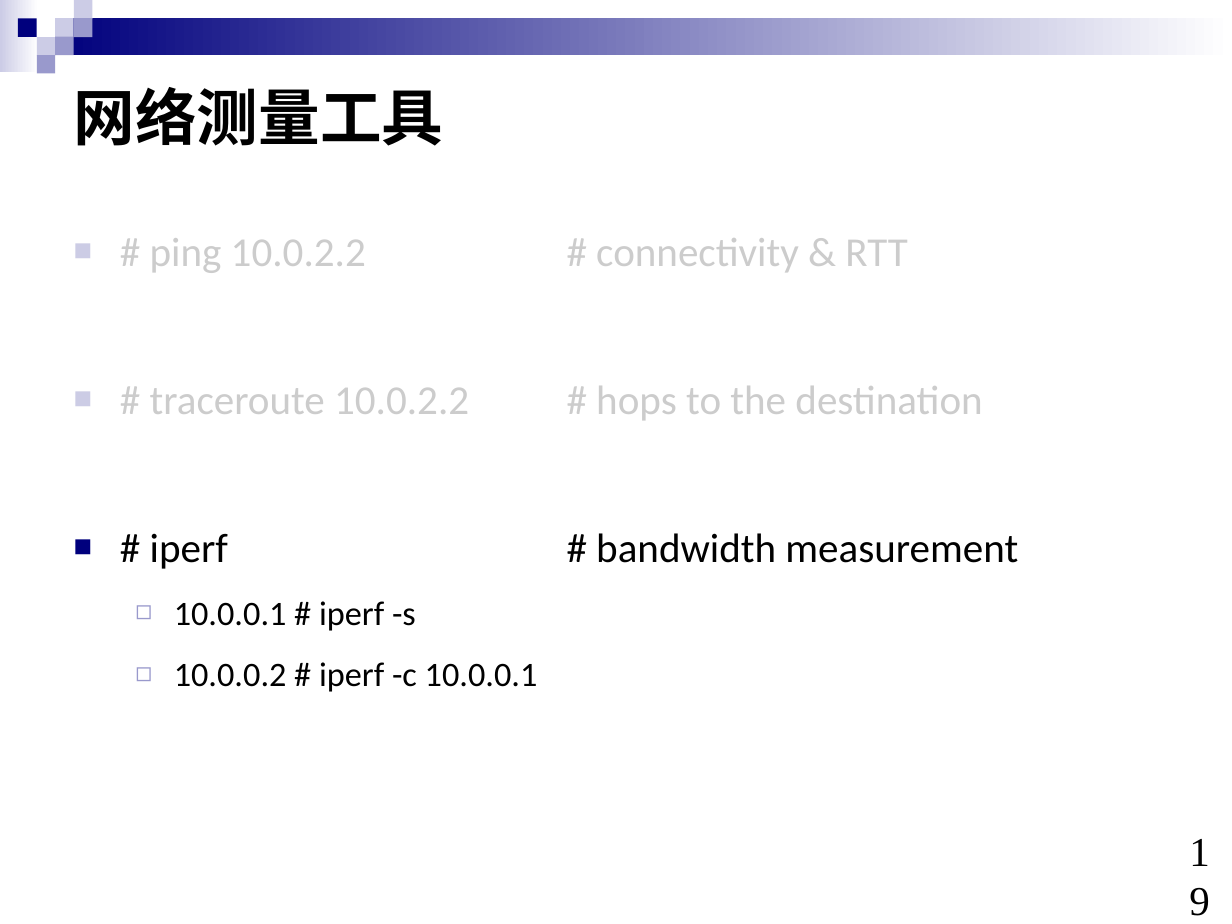
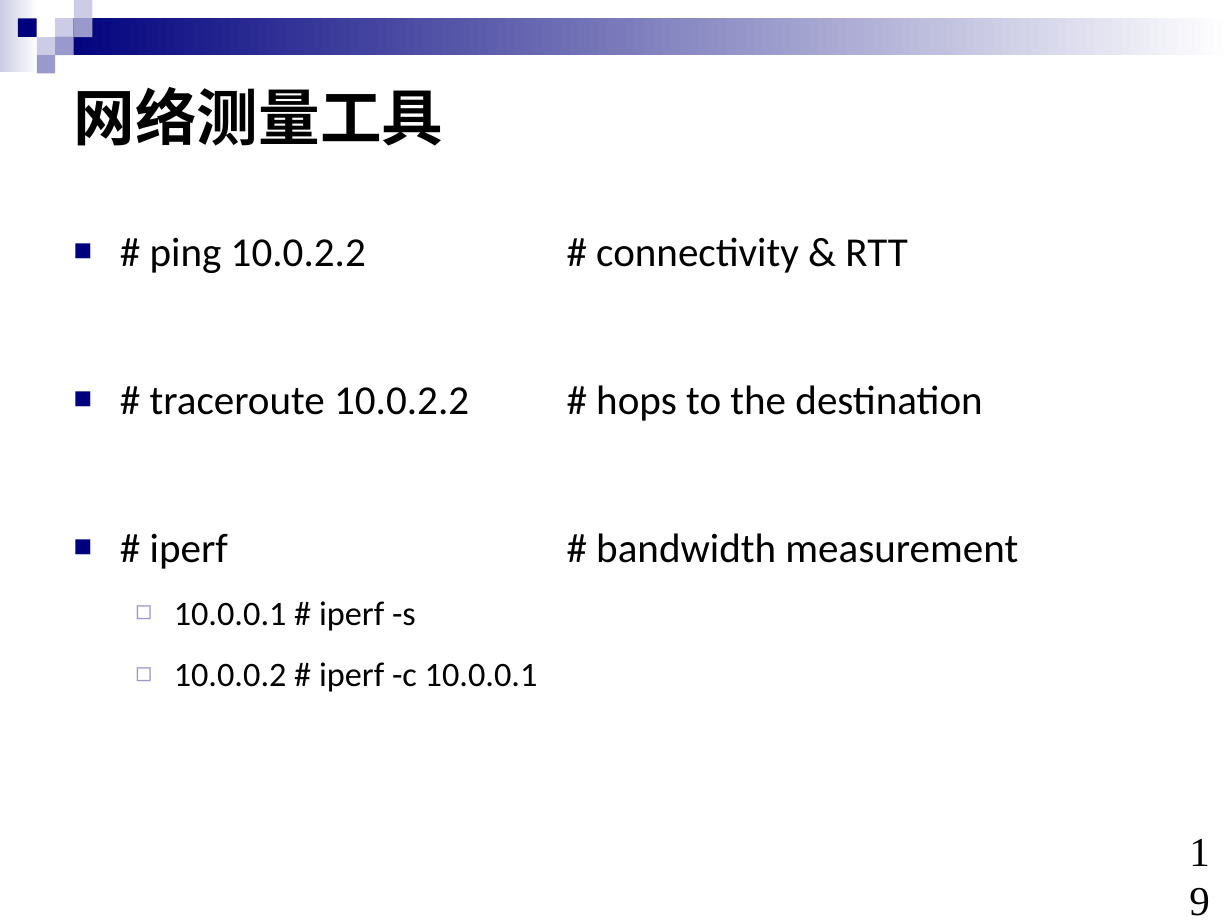
Before and after one commit to chen1287/compute-net, a slide deck: slide 19 of 实验1：交换机转发与生成树机制实验.pptx. Drawn at 1232x924 pixels with LibreOffice and Linux fonts; fonts in the diff are those of the drawing. Boxes give left, top, right and bottom in pixels: in the first picture for what was removed or moved away, otherwise in the second. Text is boxed around its words. In the diff, an @@ line names an element or a change of style, - is before the commit and + after.

```diff
--- a/实验1：交换机转发与生成树机制实验.pptx
+++ b/实验1：交换机转发与生成树机制实验.pptx
@@ rectangle removed at <box>53,195,1217,315</box> @@
@@ rectangle removed at <box>53,357,1217,478</box> @@
```
Also in this commit, not shown: 27 other slides changed, 30 other files.
